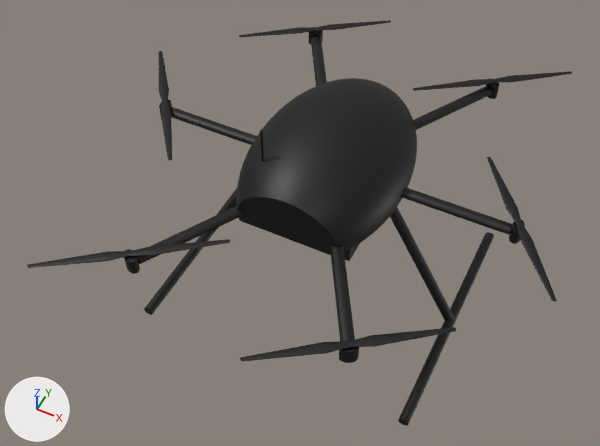
An edit to the Blender file drone.blend, drawn before and after from the same camera.
Both versions are drawn from a camera (50 mm lens) standing at (0.437, -0.994, 1.059) and looking at (-0.033, -0.054, -0.116). The lights are fixed; the arrows at lower left show +X, +Y and +Z.

Script lines for the objects in view, before the commit:
```python
ob_ドローン本体 = bpy.data.objects.new('ドローン本体', me_ico球)
ob_ドローン本体.location = (0.0, 0.0, 0.0)
ob_ドローン本体.scale = (1.0, 1.56, 0.765)
ob_羽_右 = bpy.data.objects.new('羽_右', me_円錐_001)
ob_羽_右.location = (0.35, 0.0, 0.02)
ob_羽_右.rotation_euler = (0.0, 1.571, 2.199)  # degrees (0, 90, 126)
ob_羽_右.scale = (0.0025, 0.01, 0.035)
ob_羽_右上 = bpy.data.objects.new('羽_右上', me_円錐_006)
ob_羽_右上.location = (0.195, 0.345, 0.02)
ob_羽_右上.rotation_euler = (0.0, 1.571, 0.628)  # degrees (0, 90, 36)
ob_羽_右上.scale = (0.0025, 0.01, 0.035)
ob_羽_右下 = bpy.data.objects.new('羽_右下', me_円錐_004)
ob_羽_右下.location = (0.195, -0.345, 0.02)
ob_羽_右下.rotation_euler = (0.0, 1.571, 0.628)  # degrees (0, 90, 36)
ob_羽_右下.scale = (0.0025, 0.01, 0.035)
ob_羽_左 = bpy.data.objects.new('羽_左', me_円錐_003)
ob_羽_左.location = (-0.35, 0.0, 0.02)
ob_羽_左.rotation_euler = (0.0, 1.571, 2.199)  # degrees (0, 90, 126)
ob_羽_左.scale = (0.0025, 0.01, 0.035)
ob_羽_左上 = bpy.data.objects.new('羽_左上', me_円錐_007)
ob_羽_左上.location = (-0.195, 0.345, 0.02)
ob_羽_左上.rotation_euler = (0.0, 1.571, 0.628)  # degrees (0, 90, 36)
ob_羽_左上.scale = (0.0025, 0.01, 0.035)
ob_羽_左下 = bpy.data.objects.new('羽_左下', me_円錐_005)
ob_羽_左下.location = (-0.195, -0.345, 0.02)
ob_羽_左下.rotation_euler = (0.0, 1.571, 0.628)  # degrees (0, 90, 36)
ob_羽_左下.scale = (0.0025, 0.01, 0.035)
```
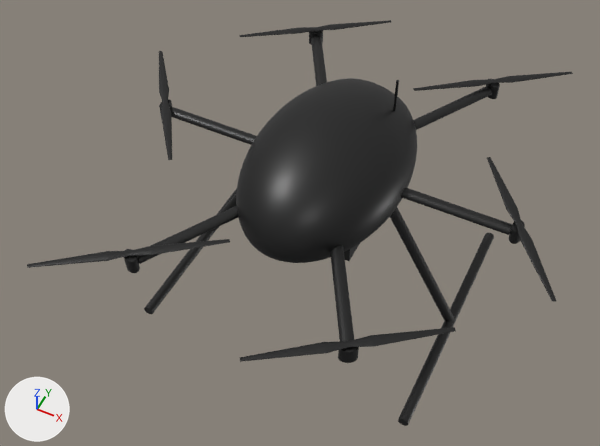
Boxes (x1, y1, x2, y2) around the edits, measured in the pictures (600 x 446 px):
'ドローン本体', turned
    both: (124, 30, 525, 426)
'羽_右下', moved
    before: (240, 327, 456, 362)
    after: (239, 20, 391, 37)
'羽_左上', moved
    before: (239, 20, 391, 37)
    after: (240, 327, 456, 362)
'羽_左下', moved
    before: (27, 239, 230, 268)
    after: (413, 72, 573, 91)
'羽_右上', moved
    before: (413, 71, 572, 91)
    after: (27, 239, 230, 268)
'羽_右', moved
    before: (487, 157, 557, 301)
    after: (159, 51, 172, 160)
'羽_左', moved
    before: (159, 51, 172, 160)
    after: (487, 157, 556, 302)

Edits to the bpy script that builds the scene:
```text
Change ob_ドローン本体:
    ob_ドローン本体.rotation_euler: (0.0, 0.0, 0.0) -> (0.0, 0.0, -3.144)  # degrees (0, 0, 0) -> degrees (0, 0, -180)
Change ob_羽_左:
    ob_羽_左.location: (-0.35, 0.0, 0.02) -> (0.35, -0.001, 0.02)
Change ob_羽_右下:
    ob_羽_右下.location: (0.195, -0.345, 0.02) -> (-0.194, 0.345, 0.02)
Change ob_羽_左下:
    ob_羽_左下.location: (-0.195, -0.345, 0.02) -> (0.196, 0.345, 0.02)
Change ob_羽_右上:
    ob_羽_右上.location: (0.195, 0.345, 0.02) -> (-0.196, -0.345, 0.02)
Change ob_羽_左上:
    ob_羽_左上.location: (-0.195, 0.345, 0.02) -> (0.194, -0.345, 0.02)
Change ob_羽_右:
    ob_羽_右.location: (0.35, 0.0, 0.02) -> (-0.35, 0.001, 0.02)
```
